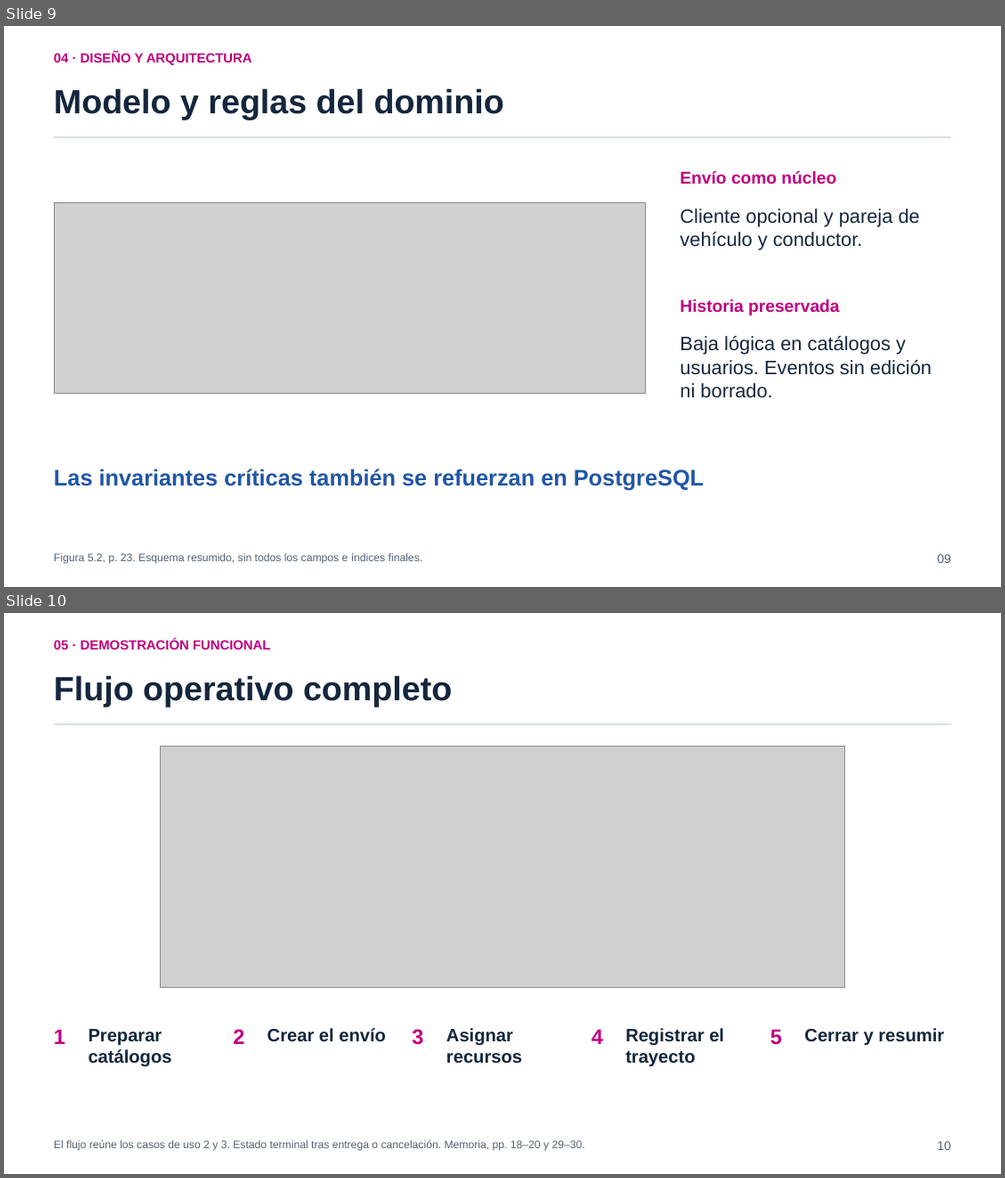
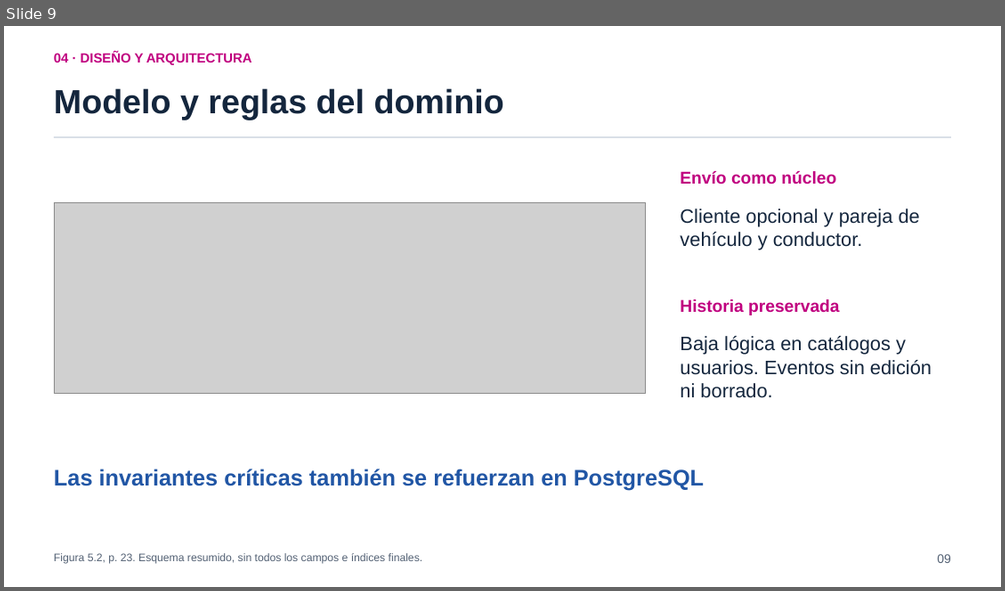
Before and after one commit to pey-45/TransitOps, a slide deck: tfg/presentacion/entrega/TransitOps_Presentacion_TFG.pptx. Shown one above the other, each under a label of ours: slides 9 and 10 before the commit, slide 9 after it. The pictures are 1005x1178 and 1005x591 pixels, drawn with LibreOffice and Linux fonts; fonts in the diff are those of the drawing; grey boxes stand for pictures. Boxes give left, top, right and bottom in pixels: in the first picture for what was removed or moved away, otherwise in the second. Text is boxed around its words. In the diff, an @@ line names an element or a change of style, - is before the commit and + after.

```diff
--- a/tfg/presentacion/entrega/TransitOps_Presentacion_TFG.pptx
+++ b/tfg/presentacion/entrega/TransitOps_Presentacion_TFG.pptx
@@ slide 10 removed at [4,613,1001,1174], background #FFFFFF @@
@@ text removed at [54,639,271,649] @@
-05 · DEMOSTRACIÓN FUNCIONAL
@@ text removed at [54,675,452,706] @@
-Flujo operativo completo
@@ rectangle removed at [54,723,952,725] @@
@@ picture removed at [160,747,844,987] @@
@@ text removed at [54,1029,65,1044] @@
-1
@@ text removed at [89,1029,172,1067] @@
-Preparar catálogos
@@ text removed at [233,1029,244,1044] @@
-2
@@ text removed at [267,1028,386,1042] @@
-Crear el envío
@@ text removed at [412,1029,423,1045] @@
-3
@@ text removed at [446,1028,522,1063] @@
-Asignar recursos
@@ text removed at [591,1029,603,1044] @@
-4
@@ text removed at [625,1028,724,1066] @@
-Registrar el trayecto
@@ text removed at [770,1029,782,1045] @@
-5
@@ text removed at [804,1028,944,1045] @@
-Cerrar y resumir
@@ text removed at [54,1140,585,1151] @@
-El flujo reúne los casos de uso 2 y 3. Estado terminal tras entrega o cancelación. Memoria, pp. 18–20 y 29–30.
@@ text removed at [937,1141,951,1150] @@
-10
```
Also in this commit, not shown: 9 slides changed, 3 other slides removed, 13 other files.
